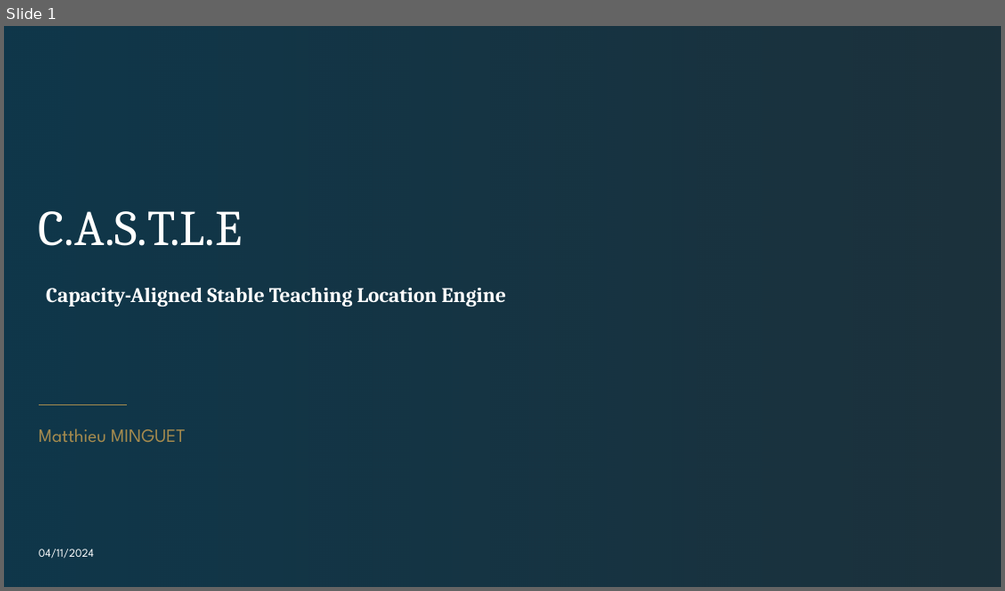
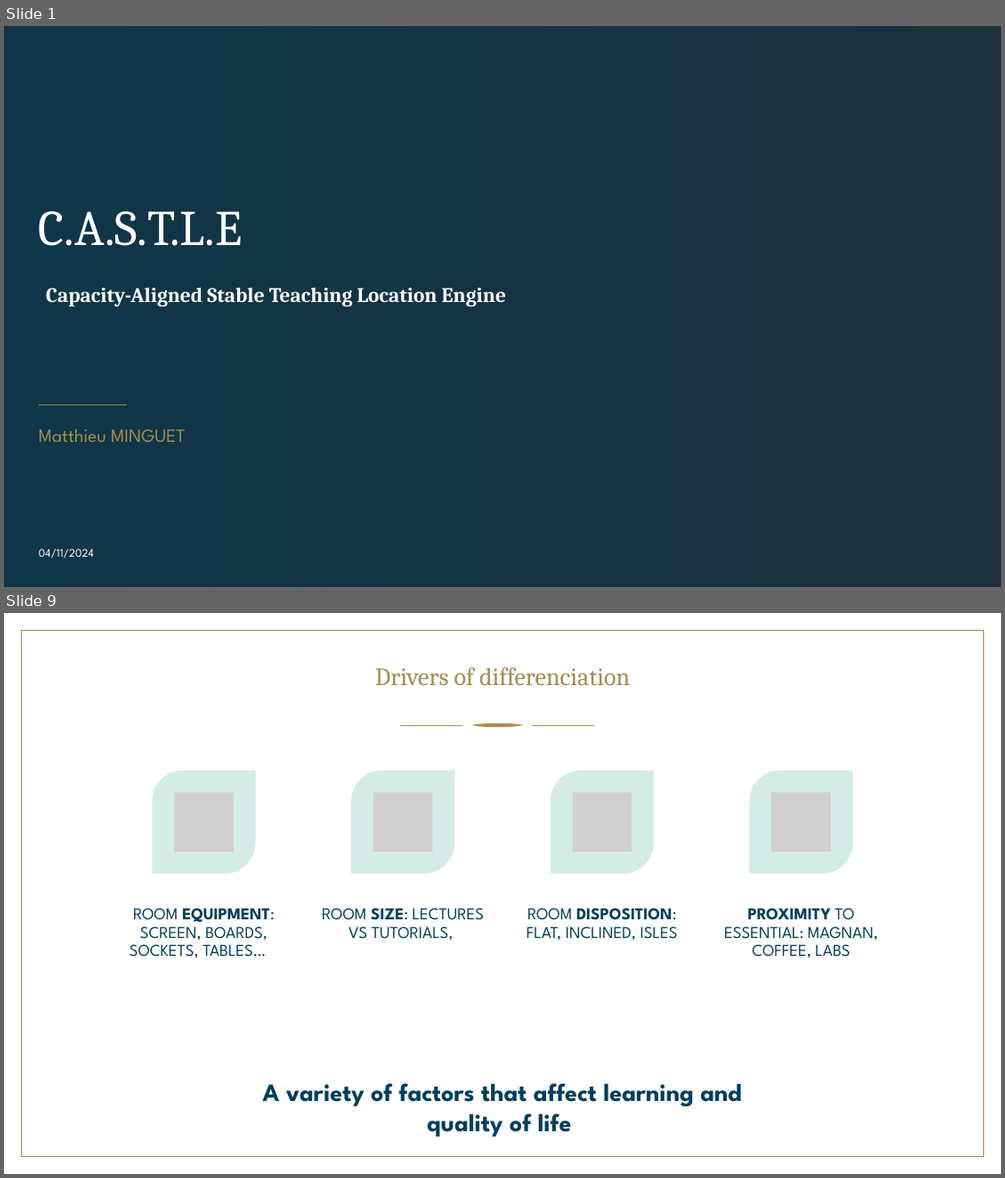
Before and after one commit to Mttmin/classroom_allocation, a slide deck: Pitch final Minguet.pptx. Shown one above the other, each under a label of ours: slide 1 before the commit, slides 1 and 9 after it; the slides between them are not shown. The pictures are 1005x591 and 1005x1178 pixels, drawn with LibreOffice and Linux fonts; fonts in the diff are those of the drawing; grey boxes stand for pictures; background and template pictures are left out; a plain dark background stands for a picture behind light text. Boxes give left, top, right and bottom in pixels: in the first picture for what was removed or moved away, otherwise in the second. Text is boxed around its words. In the diff, an @@ line names an element or a change of style, - is before the commit and + after.

```diff
--- a/Pitch final Minguet.pptx
+++ b/Pitch final Minguet.pptx
@@ slide 9 added at (x1=4, y1=613, x2=1001, y2=1174), background picture (left out) @@
@@ rectangle added at (x1=22, y1=630, x2=984, y2=1157), fill #FFFFFF, outline #A68B4E 0.75 pt @@
@@ title added at (x1=375, y1=667, x2=630, y2=686), 24 pt, text #A68B4E @@
+Drivers of differenciation
@@ freeform shape added at (x1=400, y1=725, x2=462, y2=726), fill #B18C49 @@
@@ freeform shape added at (x1=471, y1=723, x2=522, y2=728), fill #B18C49 @@
@@ freeform shape added at (x1=532, y1=725, x2=594, y2=726), fill #B18C49 @@
@@ group added at (x1=129, y1=770, x2=878, y2=957): 4 round diag rects, 4 pictures, 4 texts @@
+ROOM EQUIPMENT: SCREEN, BOARDS, SOCKETS, TABLES…
+ROOM SIZE: LECTURES VS TUTORIALS,
+ROOM DISPOSITION: FLAT, INCLINED, ISLES
+PROXIMITY TO ESSENTIAL: MAGNAN, COFFEE, LABS
@@ text added at (x1=263, y1=1083, x2=742, y2=1136), 24 pt, text #003E5C, bold @@
+A variety of factors that affect learning and quality of life
```
Also in this commit, not shown: 1 slide changed, 13 other slides added, 1 other file.
